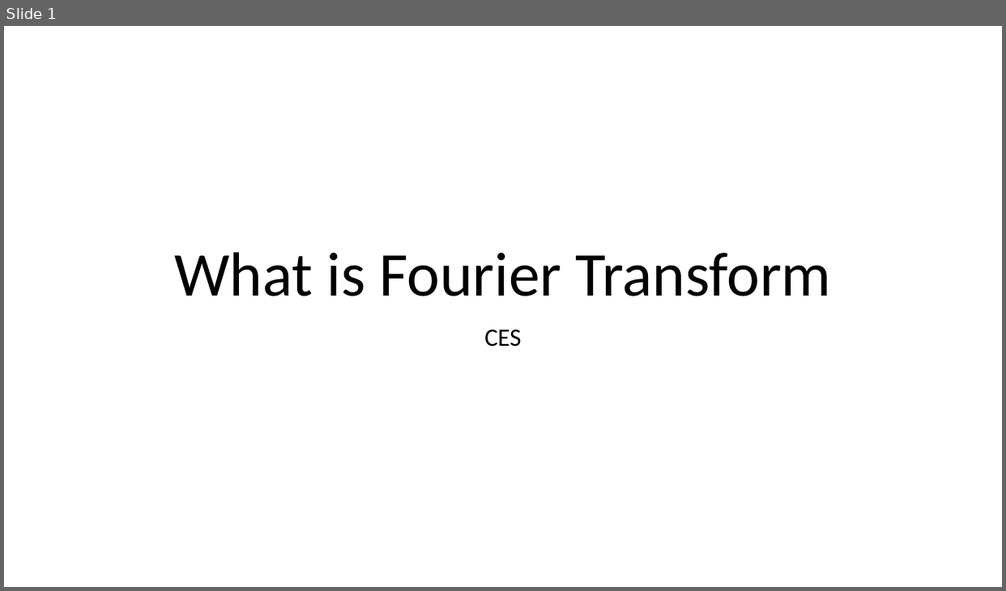
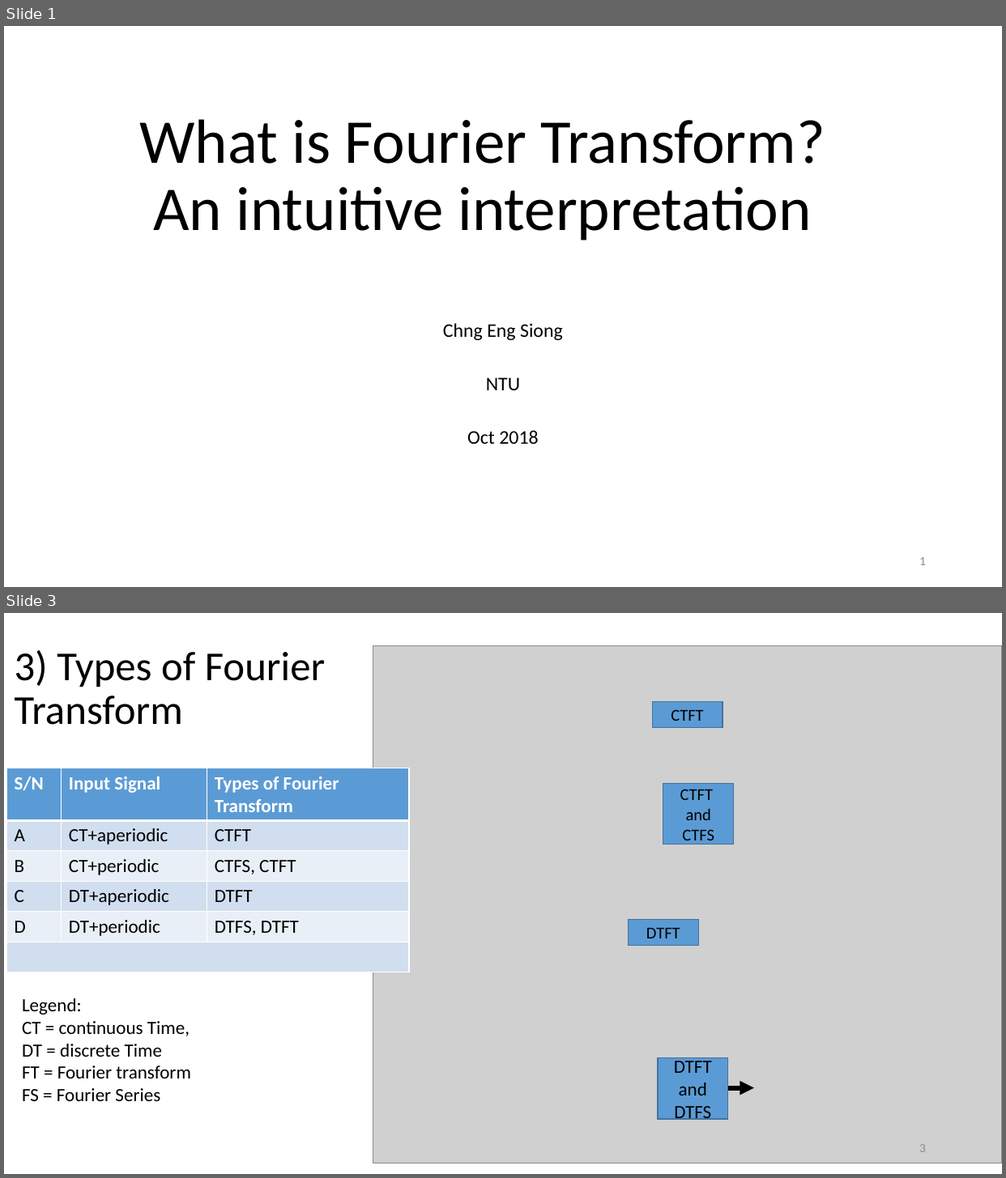
Before and after one commit to aseschng/DSP-Matlab-Fourier-Series, a slide deck: FourierIntro_v1_CES.pptx. Shown one above the other, each under a label of ours: slide 1 before the commit, slides 1 and 3 after it; the slides between them are not shown. The pictures are 1006x591 and 1006x1178 pixels, drawn with LibreOffice and Linux fonts; fonts in the diff are those of the drawing; grey boxes stand for pictures. Boxes give left, top, right and bottom in pixels: in the first picture for what was removed or moved away, otherwise in the second. Text is boxed around its words. In the diff, an @@ line names an element or a change of style, - is before the commit and + after.

```diff
--- a/FourierIntro_v1_CES.pptx
+++ b/FourierIntro_v1_CES.pptx
@@ slide 3 added at [4,613,1002,1174], background #FFFFFF @@
@@ title added at [15,650,325,725], 39.6 pt, text #000000 @@
+3) Types of Fourier Transform
@@ picture added at [373,646,1002,1163] @@
@@ rectangle added at [652,702,722,728], fill #5B9BD5, outline #43739E 1 pt, 16 pt, text #000000 @@
+CTFT
@@ table added at [7,768,410,973], 6 rows, 3 columns @@
+S/N | Input Signal | Types of Fourier Transform
+A | CT+aperiodic | CTFT
+B | CT+periodic | CTFS, CTFT
+C | DT+aperiodic | DTFT
+D | DT+periodic | DTFS, DTFT
+ |  | 
@@ rectangle added at [663,784,734,845], fill #5B9BD5, outline #43739E 1 pt, 16 pt, text #000000 @@
+CTFT
+and CTFS
@@ rectangle added at [629,919,699,945], fill #5B9BD5, outline #43739E 1 pt, 16 pt, text #000000 @@
+DTFT
@@ text added at [22,999,191,1101], 18 pt, text #000000 @@
+Legend:
+CT = continuous Time,
+DT = discrete Time
+FT = Fourier transform
+FS = Fourier Series
@@ rectangle added at [658,1059,728,1119], fill #5B9BD5, outline #43739E 1 pt, 18 pt, text #000000 @@
+DTFT
+and DTFS
@@ arrow added from (713, 1088) to (754, 1088), #000000 4.5 pt @@
@@ page number added at [919,1144,926,1152], 12 pt, text #8C8C8C @@
+3
@@ slide 1 changed as well @@
@@ title at [139,119,825,241]: text changed @@
-What is Fourier Transform
+What is Fourier Transform?
+An intuitive interpretation
@@ subtitle at [443,323,563,444]: text changed; size 24 to 18.6 pt @@
-CES
+Chng Eng Siong
+NTU
+Oct 2018
@@ page number added at [919,557,926,565], 12 pt, text #8C8C8C @@
+1
```
Also in this commit, not shown: 7 other slides changed, 2 other files.
